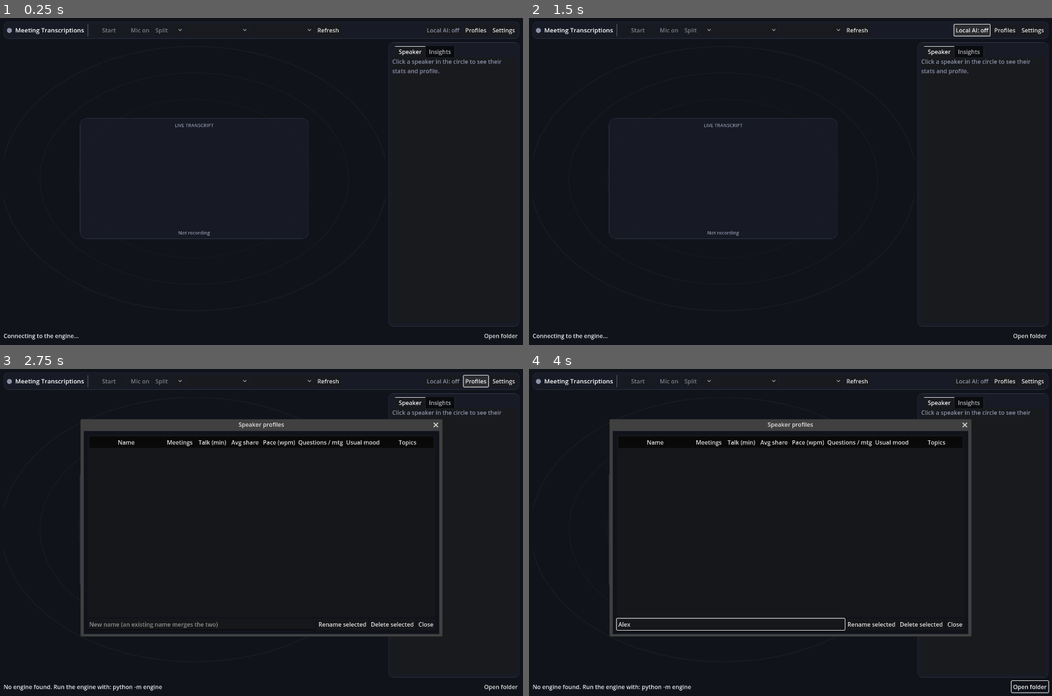
Above: before the commit, frames 1-4 (two rows, left to right).
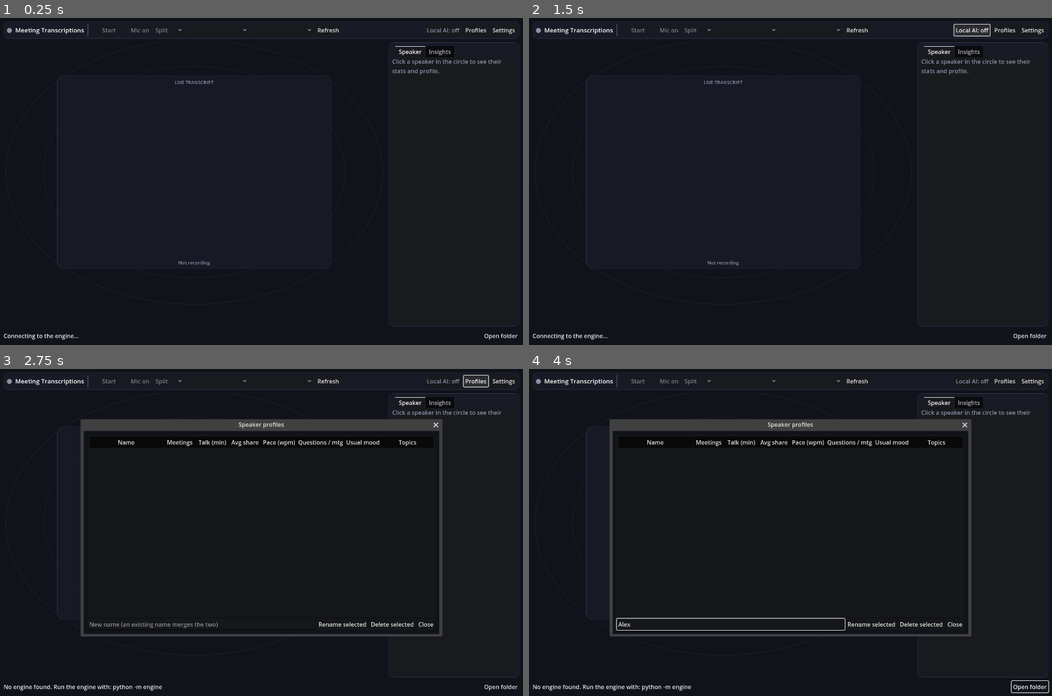
Above: after the commit, the same moments.

Repository: karlis-balcers/meeting-transcriptions
Game: Godot game, scene res://main.tscn
The game is run twice, just before and just after one commit, with the same random seed, the same clock (stepped at 60 frames per second) and the same inputs.
Inputs (mouse positions are in pixels of both pictures, inside the frame that each line leads up to):
- Up to frame 1 (0.25 s): no input
- Up to frame 2 (1.5 s): click "Refresh" at 0.5 s; click "Local AI: off" at 1.25 s
- Up to frame 3 (2.75 s): click "Profiles" at 2 s
- Up to frame 4 (4 s): click (732, 624) at 2.77 s; type "Alex" at 2.85 s; click "Open folder" at 3.5 s

The runs differ from the first frame. In frame 1, 0.4% of the frame differs, in the area x 10-64%, y 17-77%; in frame 2, 0.4%; in frame 3, 0.1%; in frame 4, 0.1%.

Commit message:
Keep speaker labels clear of the transcript card and make stats readable
The transcript card now fits itself into the space the speakers leave free,
pulling in whichever edge loses the least area, so no node, name or stats
line sits under it. Labels are bigger, brighter and drawn on a dark plate.

Co-Authored-By: Claude Opus 5.5 (1M context) <noreply@anthropic.com>
Claude-Session: https://claude.ai/code/session_01WEb7VqZ3HZpe3LPGRPcsvq

Diff:
--- a/ui/scripts/stage.gd
+++ b/ui/scripts/stage.gd
@@ -10,6 +10,10 @@
 const MAX_TRANSCRIPT_PARAGRAPHS := 400
 const BADGE_SECONDS := 7.0
 const PARTICLE_SECONDS := 0.9
+const MAX_RADIUS := 56.0      # biggest node (see _radius); footprints use it so the panel doesn't jitter
+const LABEL_W := 190.0
+const LABEL_BELOW := 74.0     # name, stats and mood lines under a node
+const GAP := 12.0
 
 var speakers := {}          # name -> Dictionary
 var order: Array = []
@@ -79,6 +83,8 @@
 
 func _process(delta: float) -> void:
 	_time += delta
+	_compute_positions()
+	_fit_center()
 	var now := Time.get_ticks_msec() / 1000.0
 	var live_names: Array[String] = []
 	for name in speakers:
@@ -255,14 +261,62 @@
 # ------------------------------------------------------------------- layout
 
 func _layout() -> void:
-	var w := size.x
-	var h := size.y
-	var radii := _orbit_radii()
-	var rx := radii.x
-	var ry := radii.y
-	var half := Vector2(minf(w * 0.3, rx - 90.0), minf(h * 0.3, ry - 125.0))
-	half = Vector2(maxf(half.x, 140.0), maxf(half.y, 90.0))
-	_center_rect = Rect2(_orbit_center() - half, half * 2.0)
+	_compute_positions()
+	_fit_center(true)
+
+
+## The transcript card takes the space the speakers leave free: start big and
+## pull in whichever edge loses the least area until no name, stats line or
+## node sits under it.
+func _fit_center(force := false) -> void:
+	var half := Vector2(maxf(size.x * 0.36, 140.0), maxf(size.y * 0.34, 90.0))
+	var c := _orbit_center()
+	var left := c.x - half.x
+	var right := c.x + half.x
+	var top := c.y - half.y
+	var bottom := c.y + half.y
+	var min_w := minf(280.0, size.x * 0.5)
+	var min_h := minf(180.0, size.y * 0.4)
+	for name in _positions:
+		var f := _footprint(_positions[name])
+		if f.position.x >= right or f.end.x <= left or f.position.y >= bottom or f.end.y <= top:
+			continue
+		# Candidate edges that would clear this footprint, with the area each keeps.
+		var options := [
+			[f.end.y + GAP, bottom, left, right, "top"],
+			[top, f.position.y - GAP, left, right, "bottom"],
+			[top, bottom, f.end.x + GAP, right, "left"],
+			[top, bottom, left, f.position.x - GAP, "right"],
+		]
+		var best = null
+		var best_area := -1.0
+		for o in options:
+			var ow: float = o[3] - o[2]
+			var oh: float = o[1] - o[0]
+			if ow < min_w or oh < min_h:
+				continue
+			if ow * oh > best_area:
+				best_area = ow * oh
+				best = o
+		if best != null:
+			top = best[0]
+			bottom = best[1]
+			left = best[2]
+			right = best[3]
+	var rect := Rect2(left, top, right - left, bottom - top)
+	if not force and rect.position.distance_to(_center_rect.position) < 0.5 \
+			and rect.size.distance_to(_center_rect.size) < 0.5:
+		return
+	_center_rect = rect
+	_place_center_controls()
+
+
+func _footprint(pos: Vector2) -> Rect2:
+	var w := maxf(LABEL_W, MAX_RADIUS * 2.0 + 20.0)
+	return Rect2(pos.x - w / 2.0, pos.y - MAX_RADIUS - GAP, w, MAX_RADIUS * 2.0 + GAP + LABEL_BELOW)
+
+
+func _place_center_controls() -> void:
 	_header.position = _center_rect.position + Vector2(16, 10)
 	_header.size = Vector2(_center_rect.size.x - 32, 20)
 	_transcript.position = _center_rect.position + Vector2(16, 34)
@@ -274,11 +328,11 @@
 
 
 func _orbit_center() -> Vector2:
-	return Vector2(size.x * 0.5, size.y * 0.5 - 16.0)
+	return Vector2(size.x * 0.5, size.y * 0.5 - 34.0)
 
 
 func _orbit_radii() -> Vector2:
-	return Vector2(maxf(size.x * 0.5 - 100.0, 120.0), maxf(size.y * 0.5 - 100.0, 100.0))
+	return Vector2(maxf(size.x * 0.5 - 110.0, 120.0), maxf(size.y * 0.5 - 100.0, 100.0))
 
 
 func _update_hint() -> void:
@@ -432,21 +486,36 @@
 	var fs := int(clampf(r * 0.62, 16.0, 30.0))
 	draw_string(font, pos + Vector2(-r, fs * 0.36), ini, HORIZONTAL_ALIGNMENT_CENTER, r * 2.0, fs, Palette.TEXT)
 
-	# Name and a short stats line under the node.
-	var label_w := 180.0
+	# Name, a short stats line and the mood under the node, on a dark plate so
+	# the answer lines behind don't wash them out.
+	var label_w := LABEL_W
 	var name_text: String = s.name + ("  (you)" if s.is_me else "")
-	draw_string(font, pos + Vector2(-label_w / 2.0, r + 24.0), name_text, HORIZONTAL_ALIGNMENT_CENTER,
-		label_w, 15, Palette.TEXT)
 	var st: Dictionary = s.stats
+	var line := ""
 	if not st.is_empty():
-		var line := "%s talk  %d wpm" % [Palette.percent(float(st.get("talk_share", 0.0))), int(st.get("wpm", 0))]
+		line = "%s talk  %d wpm" % [Palette.percent(float(st.get("talk_share", 0.0))), int(st.get("wpm", 0))]
 		if int(st.get("questions", 0)) > 0:
 			line += "  %d?" % int(st.questions)
-		draw_string(font, pos + Vector2(-label_w / 2.0, r + 42.0), line, HORIZONTAL_ALIGNMENT_CENTER,
-			label_w, 12, Palette.TEXT_DIM)
+	var rows := 1 + (1 if line != "" else 0) + (1 if s.mood != null else 0)
+	var text_w := font.get_string_size(name_text, HORIZONTAL_ALIGNMENT_LEFT, -1, 16).x
+	if line != "":
+		text_w = maxf(text_w, font.get_string_size(line, HORIZONTAL_ALIGNMENT_LEFT, -1, 14).x)
+	var plate_w := minf(text_w + 20.0, label_w)
+	var plate := Rect2(pos + Vector2(-plate_w / 2.0, r + 8.0), Vector2(plate_w, 8.0 + rows * 20.0))
+	var plate_box := Palette.panel_style(Color(Palette.BG, 0.85), 8, 0)
+	plate_box.set_border_width_all(0)
+	draw_style_box(plate_box, plate)
+	var y := r + 26.0
+	draw_string(font, pos + Vector2(-label_w / 2.0, y), name_text, HORIZONTAL_ALIGNMENT_CENTER,
+		label_w, 16, Palette.TEXT)
+	if line != "":
+		y += 20.0
+		draw_string(font, pos + Vector2(-label_w / 2.0, y), line, HORIZONTAL_ALIGNMENT_CENTER,
+			label_w, 14, Palette.TEXT.darkened(0.12))
 	if s.mood != null:
-		draw_string(font, pos + Vector2(-label_w / 2.0, r + 58.0), str(s.mood), HORIZONTAL_ALIGNMENT_CENTER,
-			label_w, 12, mood_col)
+		y += 20.0
+		draw_string(font, pos + Vector2(-label_w / 2.0, y), str(s.mood), HORIZONTAL_ALIGNMENT_CENTER,
+			label_w, 14, mood_col.lightened(0.2))
 
 	# Small counters for check hits and wrong facts.
 	var badge_pos := pos + Vector2(r * 0.72, -r * 0.72)
